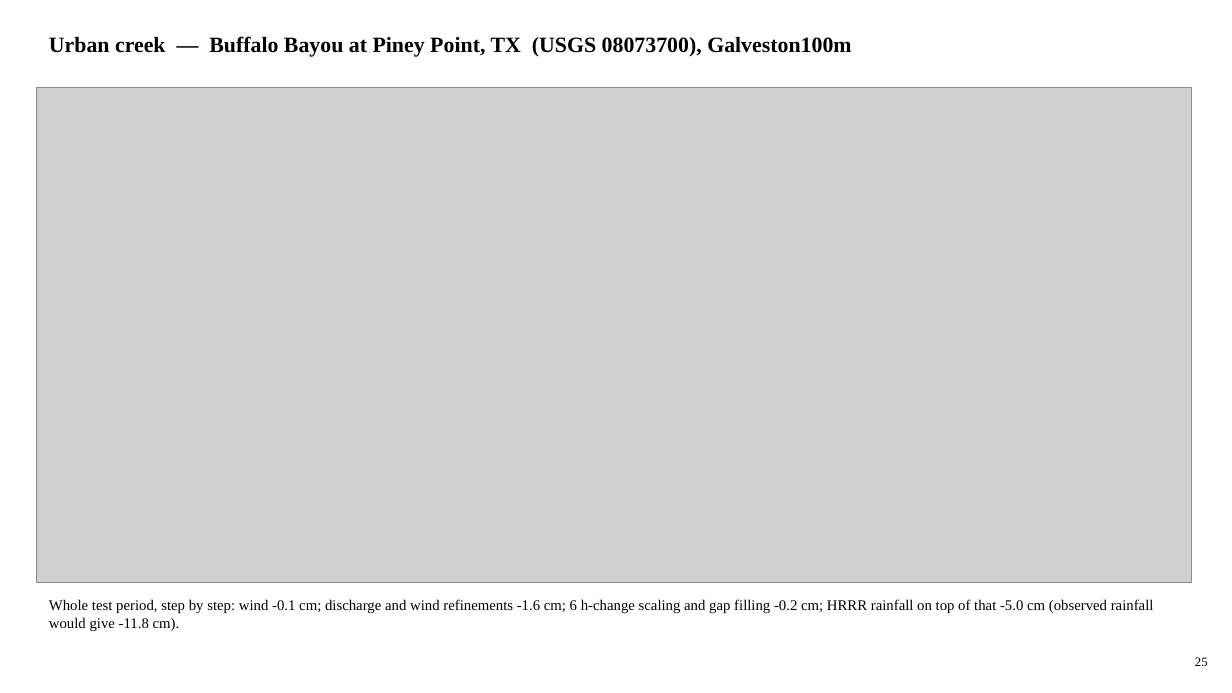
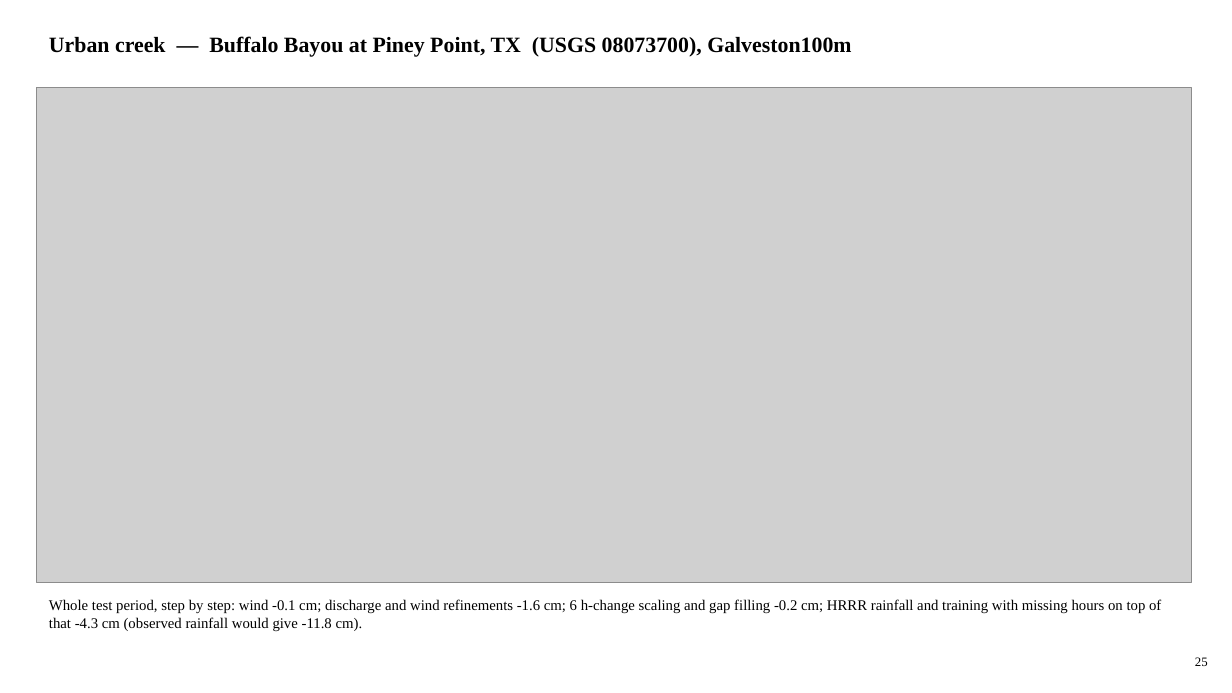
Before and after one commit to LaurenW1997/subdomainLSTM, a slide deck: slide 25 of deliverables/17_versions/version_comparison.pptx. Drawn at 1232x693 pixels with LibreOffice and Linux fonts; fonts in the diff are those of the drawing; grey boxes stand for pictures. Boxes give left, top, right and bottom in pixels: in the first picture for what was removed or moved away, otherwise in the second. Text is boxed around its words. In the diff, an @@ line names an element or a change of style, - is before the commit and + after.

```diff
--- a/deliverables/17_versions/version_comparison.pptx
+++ b/deliverables/17_versions/version_comparison.pptx
@@ text at (x1=49, y1=599, x2=1161, y2=631): text changed @@
-Whole test period, step by step: wind -0.1 cm; discharge and wind refinements -1.6 cm; 6 h-change scaling and gap filling -0.2 cm; HRRR rainfall on top of that -5.0 cm (observed rainfall would give -11.8 cm).
+Whole test period, step by step: wind -0.1 cm; discharge and wind refinements -1.6 cm; 6 h-change scaling and gap filling -0.2 cm; HRRR rainfall and training with missing hours on top of that -4.3 cm (observed rainfall would give -11.8 cm).
```
Also in this commit, not shown: 24 other slides changed, 52 other files.
